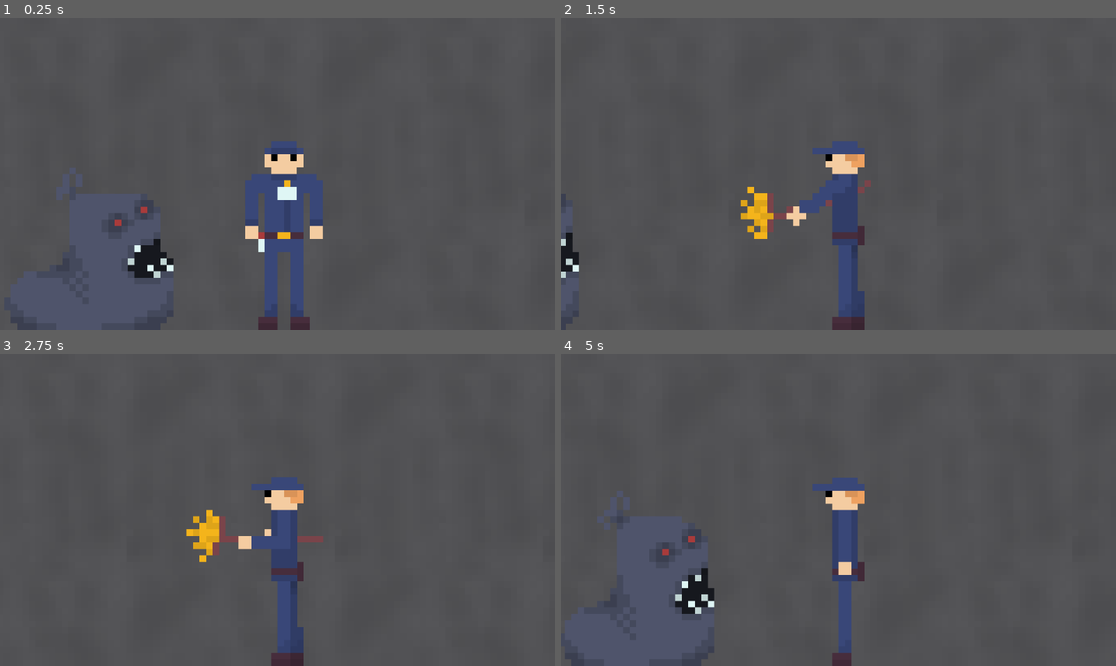
Above: before the commit, frames 1-4 (two rows, left to right).
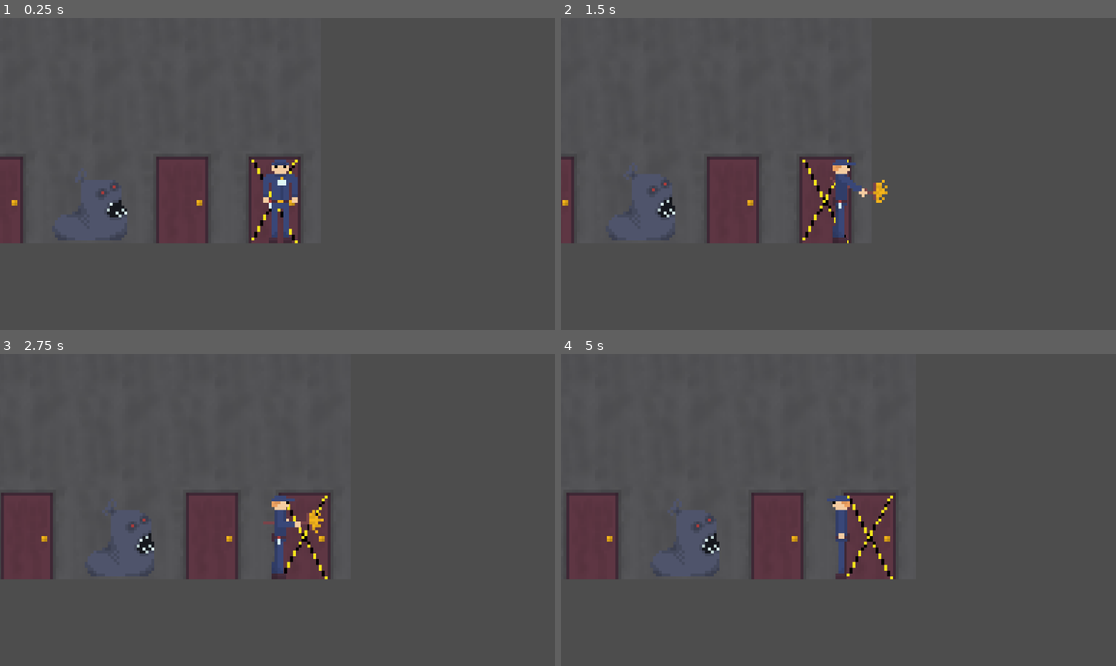
Above: after the commit, the same moments.

Repository: Goreman12/Night-Shift-Nightmare
Game: Godot game, scene res://Scenes/main.tscn
The game is run twice, just before and just after one commit, with the same random seed, the same clock (stepped at 60 frames per second) and the same inputs.
Inputs (mouse positions are in pixels of both pictures, inside the frame that each line leads up to):
- Up to frame 1 (0.25 s): no input
- Up to frame 2 (1.5 s): move the mouse to (960, 158) at 0.52 s; hold D (right) 0.53-1.28 s; tap Space (attack, bound only after the commit) at 0.6, 1.35 s; click (960, 158) at 0.67 s; move the mouse to (727, 189) at 1.27 s; hold A (left) from 1.28 s (still down); click (727, 189) at 1.42 s
- Up to frame 3 (2.75 s): move the mouse to (333, 441) at 2.02 s; release A (left) at 2.03 s; hold D (right) from 2.03 s (still down); tap Space (attack, bound only after the commit) at 2.1 s; click (333, 441) at 2.17 s
- Up to frame 4 (5 s): move the mouse to (810, 572) at 2.77 s; tap Space (attack, bound only after the commit) at 2.85, 3.6, 4.35 s; click (810, 572) at 2.92 s; move the mouse to (1005, 556) at 3.52 s; release D (right) at 3.53 s; hold A (left) from 3.53 s (still down); click (1005, 556) at 3.67 s; move the mouse to (672, 463) at 4.27 s; click (672, 463) at 4.42 s

The runs differ from the first frame. In frame 1, 14% of the frame differs, in the area x 0-59%, y 39-100%; in frame 2, 8.8%; in frame 3, 9.9%; in frame 4, 15%, in the area x 0-61%, y 39-100%.

Commit message:
Enemy and Player update

Diff:
--- a/Scenes/garbage_enemy.gd
+++ b/Scenes/garbage_enemy.gd
@@ -1,12 +1,15 @@
 extends CharacterBody2D
 
-@onready var player: CharacterBody2D = $"."
+@onready var player: CharacterBody2D = $"../Player"
 
-@export var speed = 2000
-var acceleration: int = 1.2
+@export var speed = 250
+var acceleration: float = 1.2
 var distance_to_player = Vector2()
 var direction
 var detected_player: bool = false
+
+var max_hp: int = 100
+var current_hp: int = max_hp
 
 func _ready() -> void:
 	pass # Replace with function body.
@@ -14,17 +17,29 @@
 
 # Called every frame. 'delta' is the elapsed time since the previous frame.
 func _physics_process(delta: float) -> void:
-	#if detected_player:
-		#distance_to_player = player.position - position
-		#direction = distance_to_player.normalized()
-		#velocity = direction * speed * acceleration * delta
-		#move_and_slide()
+	if detected_player:
+		distance_to_player = player.position - position
+		direction = distance_to_player.normalized()
+		velocity = direction * speed * acceleration * delta
+		move_and_slide()
 		pass
 
 
+func _on_area_2d_body_entered(body: CharacterBody2D) -> void:
+	if body.is_in_group("Player"):
+		detected_player = true
+		print("Detected: ", body.name)
+		pass
 
-func _on_area_2d_body_entered(body: Node2D) -> void:
-	#if body.is_in_group("Player"):
-		#detected_player = true
-		#print("Detected: ", body.name)
-		pass
+
+func take_damage():
+	print("Took {} damage!")
+
+
+
+func _on_player_attacked(damage: Variant) -> void:
+	if current_hp > 0:
+		current_hp -= damage
+		print("Enemy took damage! Current HP: ", current_hp)
+	if current_hp <= 0:
+		queue_free()
--- a/Scenes/garbage_enemy.tscn
+++ b/Scenes/garbage_enemy.tscn
@@ -61,31 +61,40 @@
 }]
 
 [sub_resource type="RectangleShape2D" id="RectangleShape2D_qesxm"]
-size = Vector2(24, 27)
+size = Vector2(10, 16)
 
 [sub_resource type="CircleShape2D" id="CircleShape2D_puwc8"]
-radius = 12.0416
+radius = 39.1152
+
+[sub_resource type="CircleShape2D" id="CircleShape2D_gr2a3"]
+radius = 11.0
 
 [node name="GarbageEnemy" type="CharacterBody2D" groups=["Enemy"]]
 collision_layer = 2
-collision_mask = 2
+collision_mask = 3
 script = ExtResource("1_qesxm")
 
 [node name="AnimatedSprite2D" type="AnimatedSprite2D" parent="."]
 sprite_frames = SubResource("SpriteFrames_14twa")
 autoplay = "default"
 
-[node name="CollisionShape2D" type="CollisionShape2D" parent="."]
-position = Vector2(-1, 2.5)
+[node name="CollisionShape2D2" type="CollisionShape2D" parent="."]
+position = Vector2(3, 5)
 shape = SubResource("RectangleShape2D_qesxm")
 debug_color = Color(0.365887, 0.010476, 0.125545, 0.42)
 
-[node name="Area2D" type="Area2D" parent="."]
-monitoring = false
+[node name="DetectionArea2D" type="Area2D" parent="."]
 monitorable = false
 
-[node name="CollisionShape2D" type="CollisionShape2D" parent="Area2D"]
+[node name="CollisionShape2D" type="CollisionShape2D" parent="DetectionArea2D"]
 position = Vector2(-1, 4)
 shape = SubResource("CircleShape2D_puwc8")
 
-[connection signal="body_entered" from="Area2D" to="." method="_on_area_2d_body_entered"]
+[node name="HurtBoxArea2D" type="Area2D" parent="."]
+
+[node name="CollisionShape2D" type="CollisionShape2D" parent="HurtBoxArea2D"]
+position = Vector2(3, 8)
+shape = SubResource("CircleShape2D_gr2a3")
+debug_color = Color(0.957523, 0.0288581, 0.516579, 0.42)
+
+[connection signal="body_entered" from="DetectionArea2D" to="." method="_on_area_2d_body_entered"]
--- a/Scenes/main.tscn
+++ b/Scenes/main.tscn
@@ -41,13 +41,16 @@
 metadata/_edit_horizontal_guides_ = [264.0, 245.0]
 
 [node name="TileMapLayer" type="TileMapLayer" parent="."]
-tile_map_data = PackedByteArray("AAAAAAQAAwAIAAAAAAABAAQAAwA …(136 unchanged characters)… EAAMAAwAIAAAAAAAFAAMAAwAIAAAAAAAAAAUAAwAIAAAAAAABAAUAAwAIAAAAAAACAAUAAwAIAAAAAAADAAUAAwAIAAAAAAAEAAUAAwAIAAAAAAAFAAUAAwAIAAAAAAA=")
+tile_map_data = PackedByteArray("AAAAAAQAAwAIAAAAAAABAAQAAwA …(136 unchanged characters)… EAAMAAwAIAAAAAAAFAAMAAwAIAAAAAAAAAAUAAwAMAAAAAAABAAUAAwAIAAAAAAACAAUAAwAMAAAAAAADAAUAAwAIAAAAAAAEAAUAAwAMAAAAAAAFAAUAAwAKAAAAAAA=")
 tile_set = SubResource("TileSet_jjvhh")
 
 [node name="GarbageEnemy" parent="." instance=ExtResource("2_bo1nx")]
 light_mask = 3
 visibility_layer = 3
-position = Vector2(15, 158)
+position = Vector2(113, 175)
+collision_mask = 1
 
 [node name="Player" parent="." instance=ExtResource("1_jjgbg")]
-position = Vector2(44, 158)
+position = Vector2(178, 176)
+
+[connection signal="attacked" from="Player" to="GarbageEnemy" method="_on_player_attacked"]
--- a/Scenes/player.gd
+++ b/Scenes/player.gd
@@ -1,9 +1,17 @@
 extends CharacterBody2D
 
 @export var speed = 500
+
+signal attacked(damage)
+
+var player_damage: int = 25
+
 var acceleration: float = 5
 var move_direction: Vector2
 var can_attack: bool = true
+var last_moved_direction = "right"
+var is_attacking = false
+
 
 func _ready() -> void:
 	pass
@@ -11,38 +19,53 @@
 func _physics_process(delta: float) -> void:
 	move_direction = Vector2.ZERO
 	move_player(delta)
-
 	attack_melee()
-	pass
 
 
 func move_player(delta):
+	if not is_attacking:
+		if Input.is_action_pressed("right"):
+			move_direction = Vector2.RIGHT
+			last_moved_direction = "right"
+		if Input.is_action_pressed("left"):
+			move_direction = Vector2.LEFT
+			last_moved_direction = "left"
 
-	if Input.is_action_pressed("right"):
-		move_direction = Vector2.RIGHT
-	if Input.is_action_pressed("left"):
-		move_direction = Vector2.LEFT
-	if move_direction.x == 0 and can_attack:
-		$AnimatedSprite2D.play("idle")
 	velocity = move_direction * speed * acceleration * delta
 	move_and_slide()
 
 
 func attack_melee():
 	var timer = $MeleeRecoveryTimer
-	var collision = $MeleeArea2D/CollisionShape2D
+	var collision = $MeleeArea2D/MeleeHitBox
+	is_attacking = true
+	collision.set_deferred("disabled", 0)
+	if Input.is_action_just_pressed("attack") and timer.is_stopped():
+		if last_moved_direction == "right":
+			collision.set_deferred("disabled", 0)
+			$AnimatedSprite2D.play("attack_right")
+			timer.start()
+		else:
+			collision.set_deferred("disabled", 0)
+			$AnimatedSprite2D.play("attack_left")
+			timer.start()
+	if timer.is_stopped() or not can_attack:
 
-	if Input.is_mouse_button_pressed(MOUSE_BUTTON_LEFT) and timer.is_stopped():
-		collision.set_deferred("disabled", 0)
-		$AnimatedSprite2D.play("attack_left")
-		timer.start()
-	if timer.is_stopped() or not can_attack:
-		$AnimatedSprite2D.stop()
 		collision.set_deferred("disabled", 1)
 		can_attack = true
+		$AnimatedSprite2D.stop()
+		is_attacking = false
 
 
-func _on_melee_area_2d_body_entered(body: Node2D) -> void:
-	if body.is_in_group("Enemy"):
+
+
+
+func _on_melee_area_2d_area_entered(area: Area2D) -> void:
+	if area.owner.has_method("take_damage"):
+		print("Can take damage!")
+
+	if area.owner.is_in_group("Enemy"):
+		$MeleeArea2D/MeleeHitBox.set_deferred("disabled", 1)
+		print("Entered")
+		attacked.emit(player_damage)
 		print("You attacked an enemy!")
-		$MeleeArea2D/CollisionShape2D.set_deferred("disabled", 1)
--- a/Scenes/player.tscn
+++ b/Scenes/player.tscn
@@ -183,41 +183,42 @@
 }]
 
 [sub_resource type="RectangleShape2D" id="RectangleShape2D_v0iea"]
-size = Vector2(121, 539)
+size = Vector2(3.95429, 27.0767)
 
 [sub_resource type="RectangleShape2D" id="RectangleShape2D_cvnsp"]
-size = Vector2(9.61407, 45.4546)
+size = Vector2(10.5773, 24.5663)
 
 [node name="Player" type="CharacterBody2D" groups=["Player"]]
+collision_mask = 3
 motion_mode = 1
 script = ExtResource("1_v0iea")
 metadata/_edit_horizontal_guides_ = [-117.0]
 
 [node name="AnimatedSprite2D" type="AnimatedSprite2D" parent="."]
 sprite_frames = SubResource("SpriteFrames_l6n3p")
-animation = &"attack_right"
+animation = &"attack_left"
 autoplay = "idle"
 
 [node name="PlayerHitBox" type="CollisionShape2D" parent="."]
-visible = false
-position = Vector2(-0.5, 50.5)
+position = Vector2(0.0804615, 0.974808)
 shape = SubResource("RectangleShape2D_v0iea")
 
 [node name="Camera2D" type="Camera2D" parent="."]
 position = Vector2(-1, -8)
-zoom = Vector2(13.5, 13.5)
+zoom = Vector2(6, 6)
 limit_bottom = 263
 
 [node name="MeleeArea2D" type="Area2D" parent="."]
-position = Vector2(15, 0)
-
-[node name="CollisionShape2D" type="CollisionShape2D" parent="MeleeArea2D"]
-position = Vector2(-22.7522, -7.14779)
+position = Vector2(-7.34935, 2.44089)
+
+[node name="MeleeHitBox" type="CollisionShape2D" parent="MeleeArea2D"]
+position = Vector2(0.134874, 0.0930943)
 shape = SubResource("RectangleShape2D_cvnsp")
 disabled = true
 
 [node name="MeleeRecoveryTimer" type="Timer" parent="."]
 one_shot = true
 
+[connection signal="area_entered" from="MeleeArea2D" to="." method="_on_melee_area_2d_area_entered"]
 [connection signal="body_entered" from="MeleeArea2D" to="." method="_on_melee_area_2d_body_entered"]
 [connection signal="timeout" from="MeleeRecoveryTimer" to="." method="_on_recovery_timer_timeout"]
--- a/project.godot
+++ b/project.godot
@@ -15,6 +15,11 @@
 config/features=PackedStringArray("4.4", "GL Compatibility")
 config/icon="res://icon.svg"
 
+[global_group]
+
+Player=""
+Enemy=""
+
 [input]
 
 left={
@@ -29,6 +34,17 @@
 , Object(InputEventKey,"resource_local_to_scene":false,"resource_name":"","device":-1,"window_id":0,"alt_pressed":false …(186 unchanged characters)…
 ]
 }
+attack={
+"deadzone": 0.2,
+"events": [Object(InputEventKey,"resource_local_to_scene":false,"resource_name":"","device":-1,"window_id":0,"alt_pressed":false,"shift_pressed":false,"ctrl_pressed":false,"meta_pressed":false,"pressed":false,"keycode":0,"physical_keycode":32,"key_label":0,"unicode":32,"location":0,"echo":false,"script":null)
+]
+}
+
+[layer_names]
+
+2d_physics/layer_1="Player"
+2d_physics/layer_2="Enemy"
+2d_physics/layer_3="Wall"
 
 [rendering]
 
Not shown: 1 places in Scenes/garbage_enemy.tscn that only renumber resources
